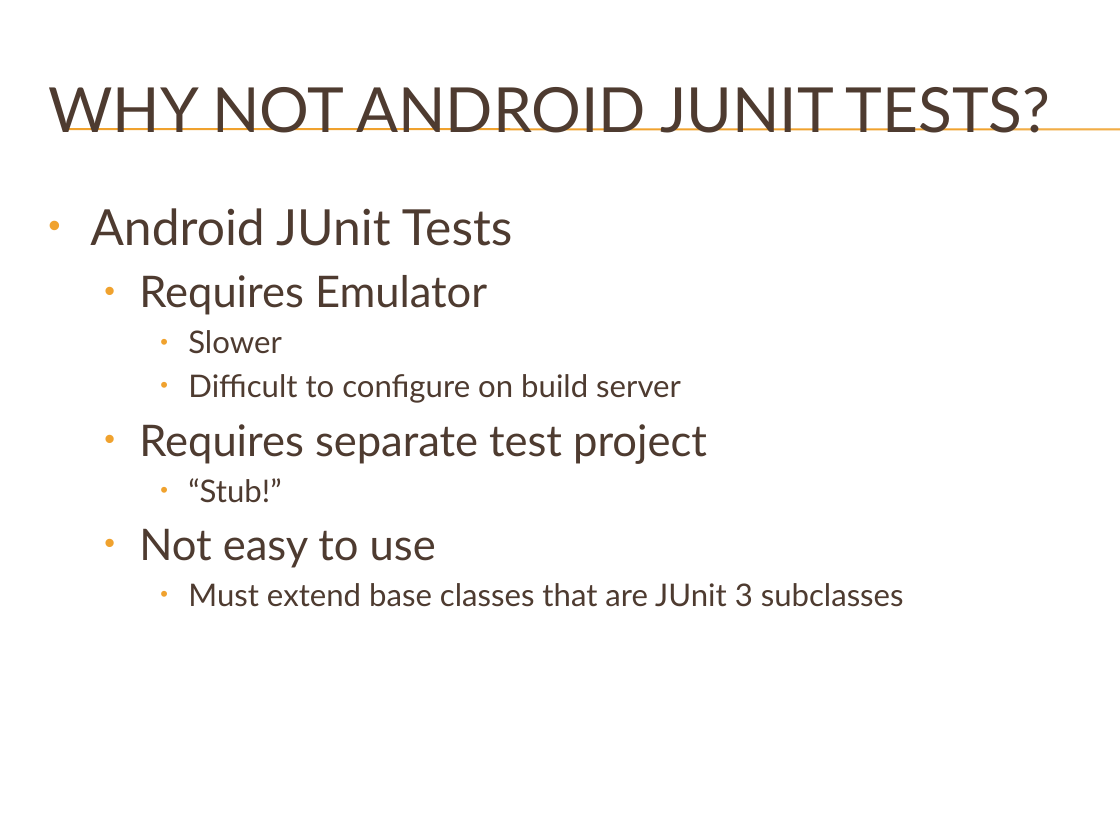
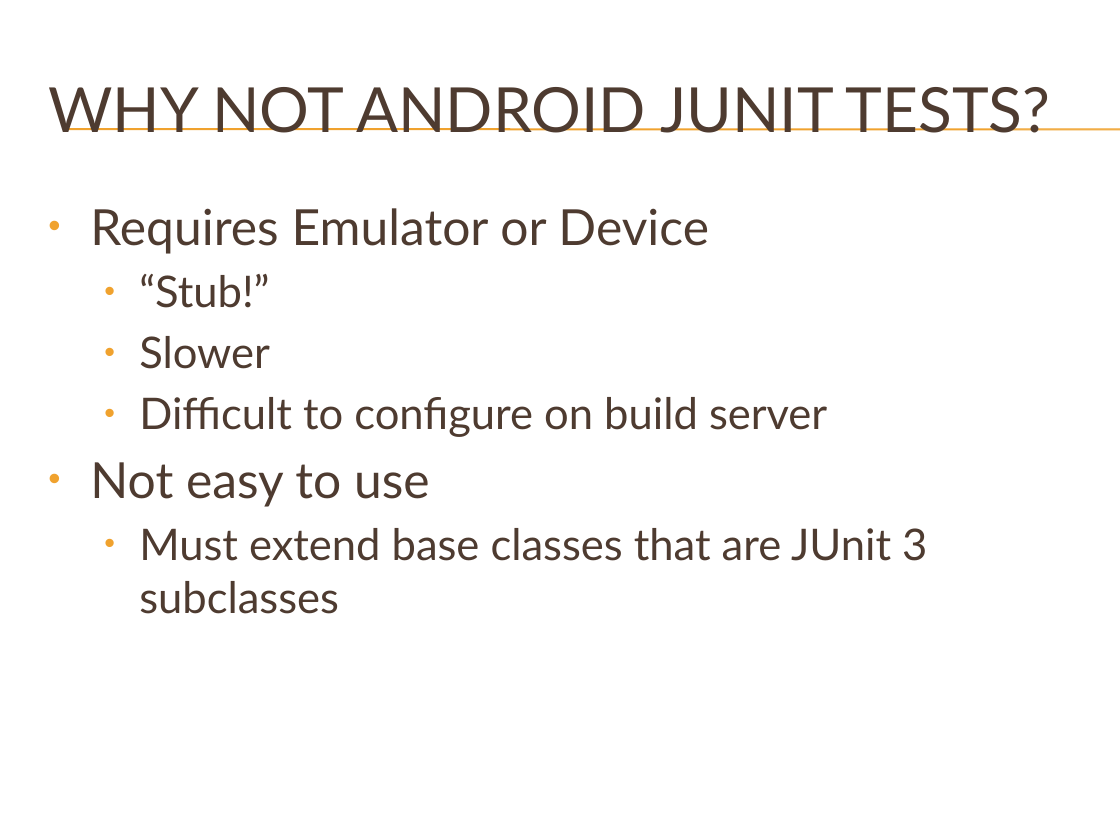
Before and after one commit to brycep/thomas, a slide deck: slide 3 of thomas-android/src/main/presentations/Unit Testing.pptx. Drawn at 1120x840 pixels with LibreOffice and Linux fonts; fonts in the diff are those of the drawing; background and template pictures are left out. Boxes give left, top, right and bottom in pixels: in the first picture for what was removed or moved away, otherwise in the second. Text is boxed around its words. In the diff, an @@ line names an element or a change of style, - is before the commit and + after.

```diff
--- a/thomas-android/src/main/presentations/Unit Testing.pptx
+++ b/thomas-android/src/main/presentations/Unit Testing.pptx
@@ text at box(90, 208, 709, 308): text changed @@
-• Android JUnit Tests
-  • Requires Emulator
+• Requires Emulator or Device
+  • “Stub!”
@@ text at box(90, 336, 927, 614): size 20 to 28 pt in "Slower", "Difficult to configure on build server", "Must extend base classes that are JUnit ..."; size 28 to 32 pt in "Not easy to use"; list level 3 to 2 in "Slower"; list level 3 to 2 in "Difficult to configure on build ..."; list level 2 to 1 in "Not easy to use"; list level 3 to 2 in "Must extend base classes that ..." @@
@@ text at box(139, 424, 707, 503): paragraphs removed @@
-  • Requires separate test project
-    • “Stub!”
```
Also in this commit, not shown: 6 other slides changed, 1 slide added.
